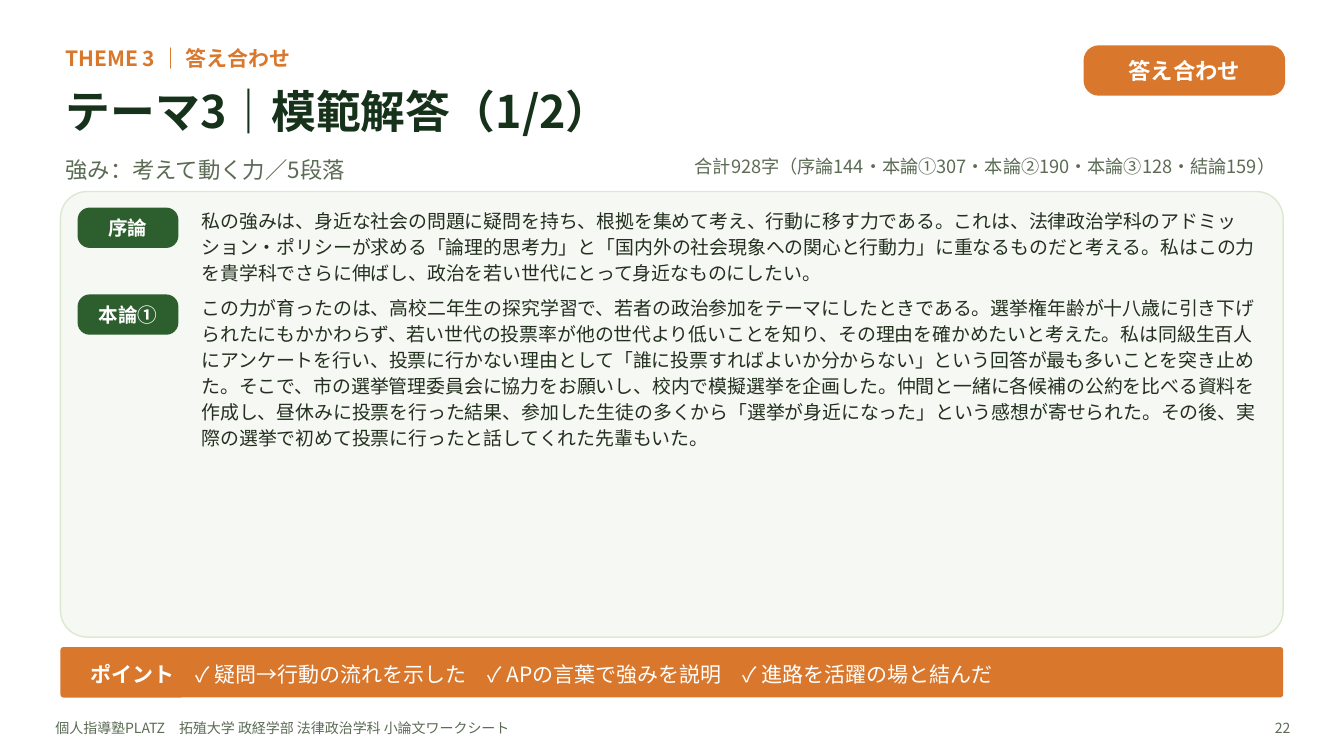
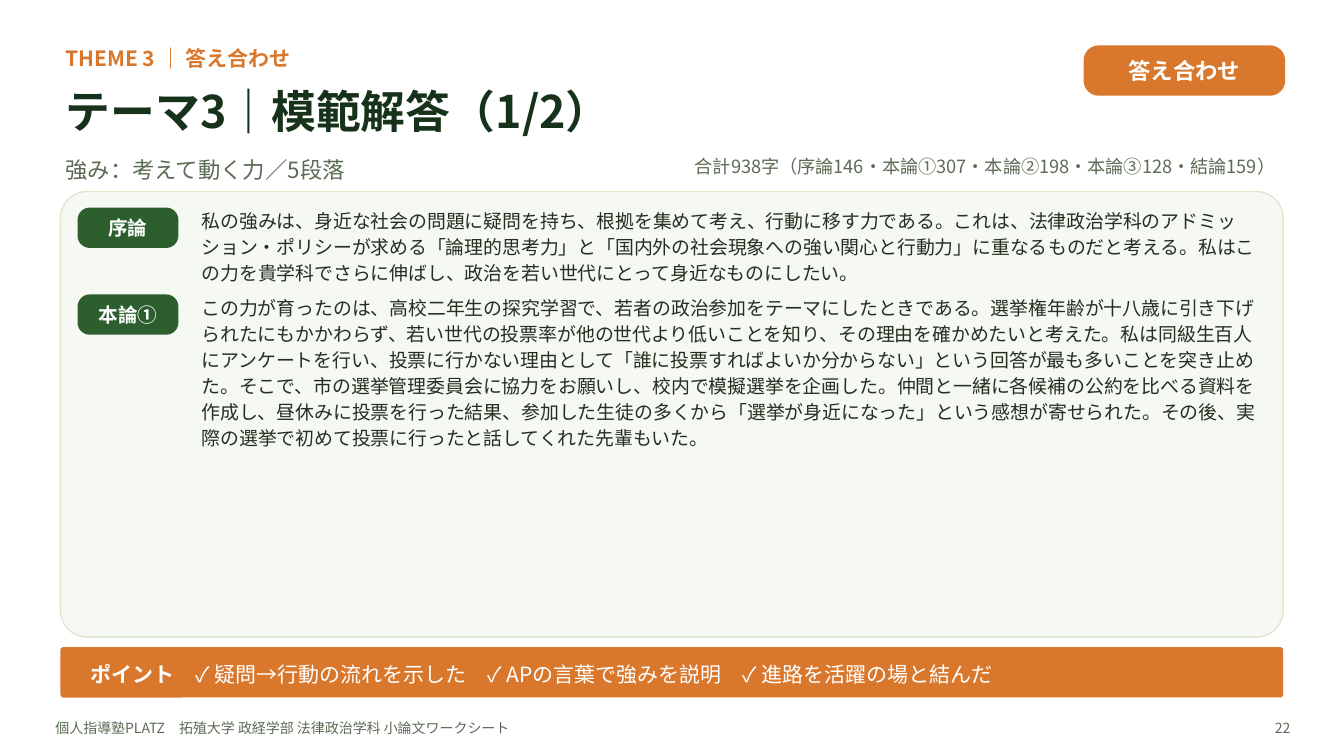
Before and after one commit to platzgod/PLATZAI-, a slide deck: slide 22 of 小論文添削（ショー）/ワークシート/拓殖大学_政経学部法律政治学科/拓殖大学_政経学部法律政治学科_小論文ワークシート.pptx. Drawn at 1344x756 pixels with LibreOffice and Linux fonts; fonts in the diff are those of the drawing. Boxes give left, top, right and bottom in pixels: in the first picture for what was removed or moved away, otherwise in the second. Text is boxed around its words. In the diff, an @@ line names an element or a change of style, - is before the commit and + after.

```diff
--- a/小論文添削（ショー）/ワークシート/拓殖大学_政経学部法律政治学科/拓殖大学_政経学部法律政治学科_小論文ワークシート.pptx
+++ b/小論文添削（ショー）/ワークシート/拓殖大学_政経学部法律政治学科/拓殖大学_政経学部法律政治学科_小論文ワークシート.pptx
@@ text at (695,157,1275,175): text changed @@
-合計928字（序論144・本論①307・本論②190・本論③128・結論159）
+合計938字（序論146・本論①307・本論②198・本論③128・結論159）
@@ text at (202,212,1255,282): text changed @@
-私の強みは、身近な社会の問題に疑問を持ち、根拠を集めて考え、行動に移す力である。これは、法律政治学科のアドミッション・ポリシーが求める「論理的思考力」と「国内外の社会現象への関心と行動力」に重なるものだと考える。私はこの力を貴学科でさらに伸ばし、政治を若い世代にとって身近なものにしたい。
+私の強みは、身近な社会の問題に疑問を持ち、根拠を集めて考え、行動に移す力である。これは、法律政治学科のアドミッション・ポリシーが求める「論理的思考力」と「国内外の社会現象への強い関心と行動力」に重なるものだと考える。私はこの力を貴学科でさらに伸ばし、政治を若い世代にとって身近なものにしたい。
```
Also in this commit, not shown: 11 other slides changed, 6 other files.
